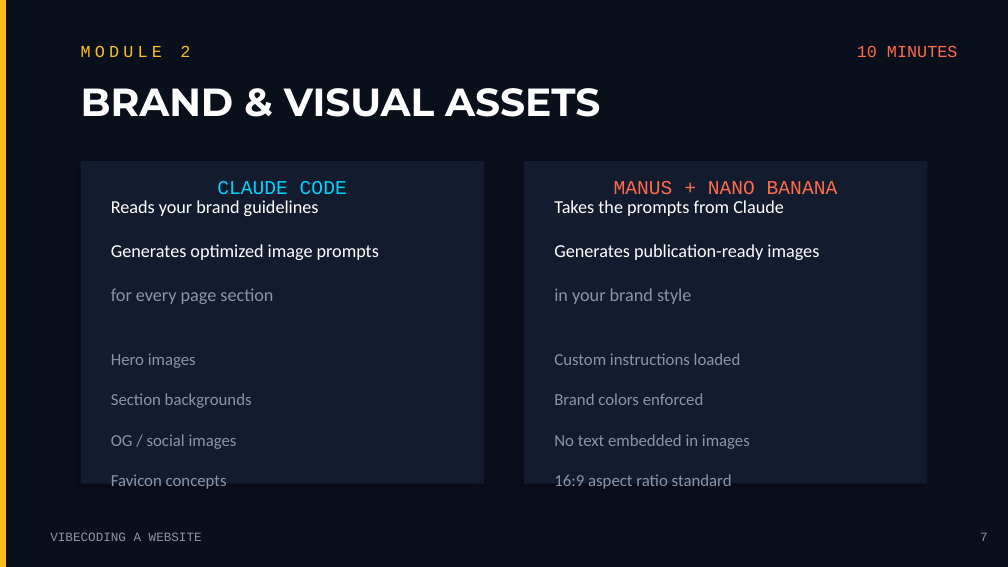
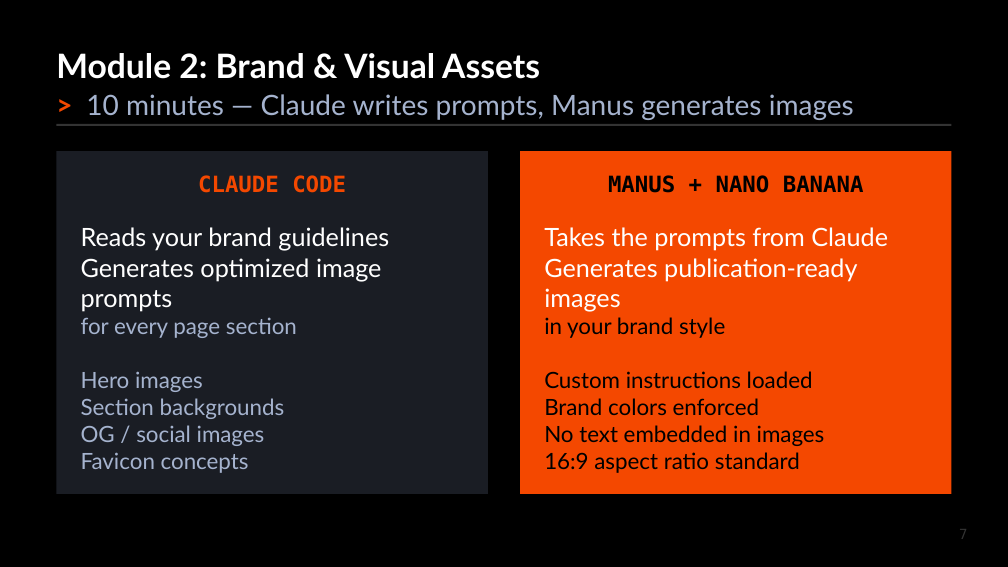
Before and after one commit to mrhinkle/VibeCoding-a-Website, a slide deck: slide 7 of course/VibeCoding-a-Website.pptx. Drawn at 1008x567 pixels with LibreOffice and Linux fonts; fonts in the diff are those of the drawing. Boxes give left, top, right and bottom in pixels: in the first picture for what was removed or moved away, otherwise in the second. Text is boxed around its words. In the diff, an @@ line names an element or a change of style, - is before the commit and + after.

```diff
--- a/course/VibeCoding-a-Website.pptx
+++ b/course/VibeCoding-a-Website.pptx
@@ background #0A0F1C to #000000 @@
@@ rectangle removed at (0,0,6,566) @@
@@ text at (56,53,540,79): text changed; size 12 to 24 pt; font Courier New to Lato; text colour #FBBF24 to #FFFFFF; bold on @@
-MODULE 2
+Module 2: Brand & Visual Assets
@@ text removed at (857,45,958,57) @@
-10 MINUTES
@@ text at (86,94,854,120): text changed; size 28 to 20 pt; font Montserrat to Lato; text colour #FFFFFF to #A5B3CE; bold off @@
-BRAND & VISUAL ASSETS
+> 10 minutes — Claude writes prompts, Manus generates images
@@ rectangle added at (56,124,952,126), fill #333333 @@
@@ text "CLAUDE CODE": place and size @@
-text "CLAUDE CODE" at (217,181,347,194)
+text "CLAUDE CODE" at (198,175,346,193)
@@ text "CLAUDE CODE" at (198,175,346,193): size 14 to 16 pt, font Courier New to DejaVu Sans Mono, text colour #00D4FF to #F44800, bold on @@
@@ rectangle: place and size @@
-rectangle at (81,161,484,484)
+rectangle at (56,151,488,494)
@@ rectangle at (56,151,488,494): fill #131B2E to #1A1D24; shadow off @@
@@ text "MANUS + NANO BANANA" at (608,175,864,193): size 14 to 16 pt, font Courier New to DejaVu Sans Mono, text colour #FF6B4A to #000000, bold on @@
@@ rectangle: place and size @@
-rectangle at (524,161,927,484)
+rectangle at (520,151,952,494)
@@ rectangle at (520,151,952,494): fill #131B2E to #F44800; shadow off @@
@@ text at (81,227,389,473): text changed; size 13 to 16 pt; font Calibri to Lato; text colour #8B95A8 to #A5B3CE @@
-Reads your brand guidelines
-Generates optimized image prompts
-for every page section
-Hero images
-Section backgrounds
-OG / social images
-Favicon concepts
+Reads your brand guidelines
+Generates optimized image prompts
+for every page section
+Hero images
+Section backgrounds
+OG / social images
+Favicon concepts
@@ text at (544,227,888,473): text changed; size 12 to 16 pt; font Calibri to Lato; text colour #8B95A8 to #000000 @@
-Takes the prompts from Claude
-Generates publication-ready images
-in your brand style
-Custom instructions loaded
-Brand colors enforced
-No text embedded in images
-16:9 aspect ratio standard
+Takes the prompts from Claude
+Generates publication-ready images
+in your brand style
+Custom instructions loaded
+Brand colors enforced
+No text embedded in images
+16:9 aspect ratio standard
@@ text removed at (50,532,202,541) @@
-VIBECODING A WEBSITE
@@ text "7": place and size @@
-text "7" at (980,532,988,541)
+text "7" at (959,529,967,539)
@@ text "7" at (959,529,967,539): size 9 to 10 pt, font Courier New to DejaVu Sans Mono, text colour #8B95A8 to #333333 @@
```
Also in this commit, not shown: 19 other slides changed.
